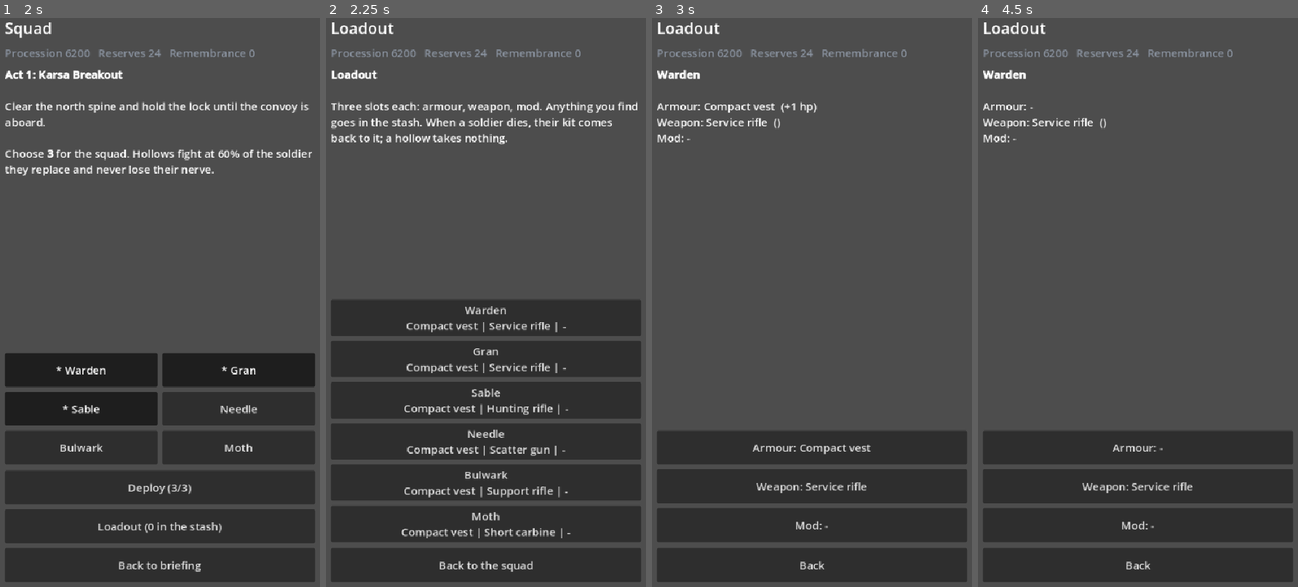
Above: before the commit, frames 1-4 (left to right).
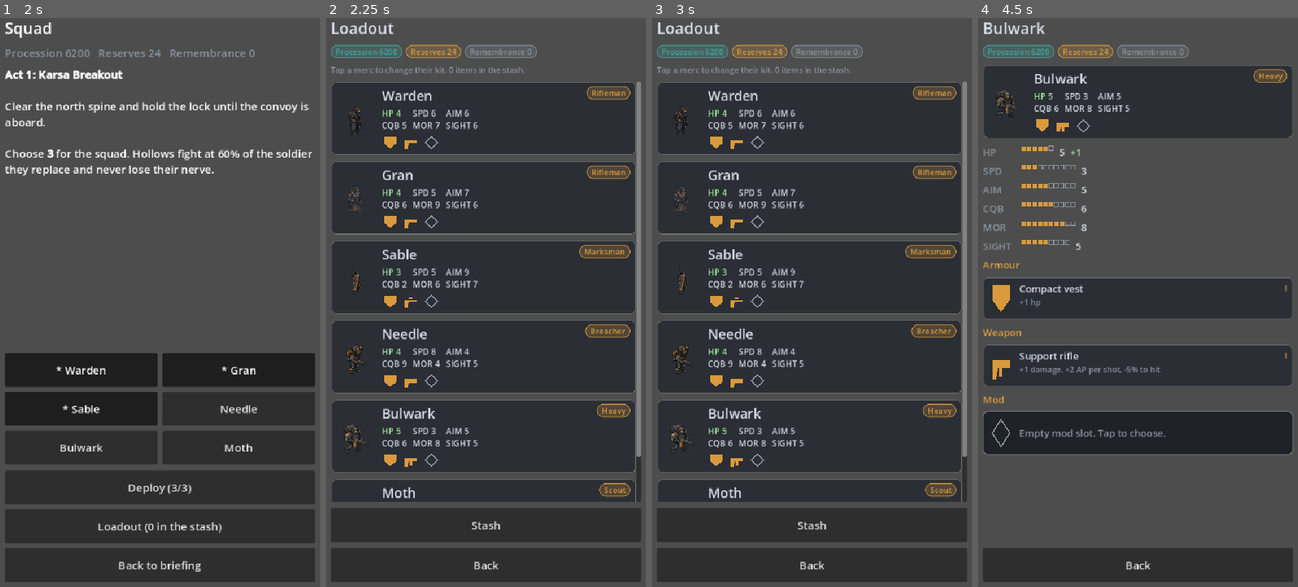
Above: after the commit, the same moments.

Repository: kavemankai/RetreatGame-Initiative
Game: Godot game, scene res://view/campaign.tscn
Same seed, same stepped clock (60 frames per second), same inputs: the game is played once before the commit and once after it.
Inputs (mouse positions are in pixels of both pictures, inside the frame that each line leads up to):
- Up to frame 1 (2 s): click "New campaign" at 0.5 s; click "Choose squad" at 1.25 s
- Up to frame 2 (2.25 s): click "Loadout (0 in the stash)" at 2 s
- Up to frame 3 (3 s): click (812, 319) at 2.75 s, where only the run before the commit has a clickable "Warden Compact vest | Service…"
- Up to frame 4 (4.5 s): click (1138, 444) at 3.5 s, where only the run before the commit has a clickable "Armour: Compact vest"; click (1138, 524) at 4.25 s, where only the run before the commit has a clickable "Take off Compact vest"

Frame 1 is identical in both runs. In frame 2, 48% of the frame differs, in the area x 1-99%, y 0-98%; in frame 3, 58%, in the area x 1-99%, y 0-90%; in frame 4, 45%.

Commit message:
feat: equipment screens (loadout hub, merc gear, class-locked item picker with changes, stash view)

Diff:
--- a/retreat-sim/tests/run_tests.gd
+++ b/retreat-sim/tests/run_tests.gd
@@ -34,6 +34,7 @@
 	preload("res://tests/test_classes.gd"),
 	preload("res://tests/test_weapon_rules.gd"),
 	preload("res://tests/test_presentation.gd"),
+	preload("res://tests/test_loadout_screen.gd"),
 	preload("res://tests/test_sound.gd"),
 	preload("res://tests/test_review_fixes.gd"),
 ]
--- /dev/null
+++ b/retreat-sim/tests/test_loadout_screen.gd
@@ -0,0 +1,170 @@
+extends TestBase
+## The loadout screens: roster hub, a merc's gear, the item picker with class-locked weapons and
+## before/after changes, and the stash view. Driven the way a thumb drives them: tap a card, tap an item,
+## press Equip.
+
+var story: Dictionary = StoryData.load_dir("res://data/story")["data"]
+
+
+func new_screen(c: Campaign) -> LoadoutScreen:
+	var screen := LoadoutScreen.new().setup(c)
+	TestBase.tree.root.add_child(screen)
+	return screen
+
+
+func nodes_of(root: Node, type_name: String) -> Array[Node]:
+	var out: Array[Node] = []
+	for child in root.get_children():
+		if child.get_script() != null and (child.get_script() as Script).get_global_name() == type_name:
+			out.append(child)
+		out.append_array(nodes_of(child, type_name))
+	return out
+
+
+func button(root: Node, text: String) -> Button:
+	for b in root.find_children("*", "Button", true, false):
+		if (b as Button).text == text:
+			return b as Button
+	return null
+
+
+func all_text(root: Node) -> String:
+	var parts: Array[String] = []
+	for l in root.find_children("*", "Label", true, false):
+		parts.append((l as Label).text)
+	return " ".join(parts)
+
+
+func card_for(screen: Node, item_name: String) -> ItemCard:
+	for n in nodes_of(screen, "ItemCard"):
+		for l in n.find_children("*", "Label", true, false):
+			if (l as Label).text == item_name:
+				return n as ItemCard
+	return null
+
+
+func test_the_hub_lists_the_roster_and_opens_a_merc() -> void:
+	var c := Campaign.new_game(story)
+	var screen := new_screen(c)
+	check(nodes_of(screen, "MercCard").size() == c.available_slots().size(), "a card per available merc")
+	check(button(screen, "Stash") != null and button(screen, "Back") != null, "Stash and Back buttons")
+	var cards := nodes_of(screen, "MercCard")
+	(cards[0] as MercCard).pressed.emit()
+	check(screen.find_child("slot_armour", true, false) != null and screen.find_child("slot_weapon", true, false) != null and screen.find_child("slot_mod", true, false) != null, "a merc screen shows all three slots")
+	check(all_text(screen).contains("Warden"), "for the merc that was tapped")
+	screen.queue_free()
+
+
+func test_the_merc_screen_shows_worn_items_and_stats() -> void:
+	var c := Campaign.new_game(story)
+	var screen := new_screen(c)
+	screen.open_merc(1)
+	var worn := nodes_of(screen, "ItemCard")
+	check(worn.size() == 2, "armour and weapon are worn, the mod slot is empty (%d item cards)" % worn.size())
+	check(card_for(screen, "Compact vest") != null and card_for(screen, "Service rifle") != null, "the vest and the service rifle")
+	check(nodes_of(screen, "StatRow").size() == 6, "six stat rows")
+	check(all_text(screen).contains("Empty"), "the empty slot says so")
+	screen.queue_free()
+
+
+func test_the_picker_offers_only_the_mercs_class_weapons_with_changes() -> void:
+	var c := Campaign.new_game(story)
+	c.stash.append_array(["assault_rifle", "carbine", "scatter_gun", "marksman_rifle", "scope"])
+	var screen := new_screen(c)
+	screen.open_picker(1, "weapon")  # Warden is a rifleman
+	var offered := nodes_of(screen, "ItemCard")
+	var names: Array[String] = []
+	for n in offered:
+		for l in n.find_children("*", "Label", true, false):
+			names.append((l as Label).text)
+	var joined := " ".join(names)
+	check(joined.contains("Assault rifle") and not joined.contains("Short carbine") and not joined.contains("Marksman") and not joined.contains("scatter") and not joined.contains("Scatter"), "only the rifle line is offered to a rifleman: %s" % joined)
+	check(joined.contains("range +1") and joined.contains("to hit +5"), "with what it would change")
+	check(all_text(screen).contains("rifle"), "and a note on which class fits")
+	screen.queue_free()
+
+
+func test_equip_needs_a_choice_then_swaps_and_reports_the_change() -> void:
+	var c := Campaign.new_game(story)
+	c.stash.append("assault_rifle")
+	var screen := new_screen(c)
+	var changes := [0]
+	screen.connect("changed", func() -> void: changes[0] += 1)
+	screen.open_picker(1, "weapon")
+	var equip := button(screen, "Equip")
+	check(equip != null and equip.disabled, "Equip is disabled until something is chosen")
+	card_for(screen, "Assault rifle").pressed.emit()
+	equip = button(screen, "Equip")
+	check(not equip.disabled, "choosing an item enables it")
+	equip.pressed.emit()
+	check(c.gear_of(1)["weapon"] == "assault_rifle" and c.stash.has("service_rifle") and not c.stash.has("assault_rifle"), "the rifle is swapped and the old one goes to the stash")
+	check(changes[0] == 1, "the host was told once so it can save")
+	check(screen.find_child("slot_weapon", true, false) != null and nodes_of(screen, "ItemCard").size() >= 2, "and it returns to the merc screen")
+	screen.queue_free()
+
+
+func test_take_off_returns_the_item_and_a_wrong_class_is_refused() -> void:
+	var c := Campaign.new_game(story)
+	c.stash.append("marksman_rifle")
+	var screen := new_screen(c)
+	screen.open_picker(1, "armour")
+	var changes := [0]
+	screen.connect("changed", func() -> void: changes[0] += 1)
+	button(screen, "Take off").pressed.emit()
+	check(c.gear_of(1)["armour"] == "" and c.stash.has("compact_vest") and changes[0] == 1, "take off puts the vest in the stash")
+	screen.open_picker(1, "weapon")
+	check(screen.try_equip(1, "marksman_rifle") != "" and c.gear_of(1)["weapon"] == "service_rifle", "forcing a sniper rifle onto a rifleman is refused")
+	check(all_text(screen).to_lower().contains("sniper") or all_text(screen).to_lower().contains("marksman"), "and the refusal is shown")
+	screen.queue_free()
+
+
+func test_a_hollow_cannot_be_given_kit_and_says_so() -> void:
+	var c := Campaign.new_game(story)
+	c.complete_mission("karsa_breakout", true, [3], [], [])
+	var screen := new_screen(c)
+	for card in nodes_of(screen, "MercCard"):
+		for l in card.find_children("*", "Label", true, false):
+			if (l as Label).text == "HX-03":
+				(card as MercCard).pressed.emit()
+	check(screen.find_child("slot_weapon", true, false) == null and all_text(screen).to_lower().contains("hollow"), "tapping a hollow explains instead of opening a gear screen")
+	screen.queue_free()
+
+
+func test_the_stash_view_groups_items_and_back_steps_out() -> void:
+	var c := Campaign.new_game(story)
+	c.stash.append_array(["scope", "scope", "padded_jacket"])
+	var screen := new_screen(c)
+	button(screen, "Stash").pressed.emit()
+	check(card_for(screen, "Salvaged scope") != null and all_text(screen).contains("x2"), "two scopes show as one card with x2")
+	check(all_text(screen).contains("Warden") and all_text(screen).contains("Compact vest"), "and who wears what is listed")
+	button(screen, "Back").pressed.emit()
+	check(nodes_of(screen, "MercCard").size() == c.available_slots().size(), "Back returns to the hub")
+	var backs := [0]
+	screen.connect("back", func() -> void: backs[0] += 1)
+	button(screen, "Back").pressed.emit()
+	check(backs[0] == 1, "Back from the hub asks the host to leave")
+	screen.queue_free()
+
+
+func test_an_empty_stash_says_so() -> void:
+	var c := Campaign.new_game(story)
+	var screen := new_screen(c)
+	screen.open_picker(1, "mod")
+	check(all_text(screen).to_lower().contains("nothing in the stash"), "no items: a clear message, no cards")
+	check(nodes_of(screen, "ItemCard").is_empty(), "and no item cards")
+	screen.queue_free()
+
+
+func test_tap_targets_are_large_on_every_view() -> void:
+	var c := Campaign.new_game(story)
+	c.stash.append("assault_rifle")
+	var screen := new_screen(c)
+	var views := [Callable(), func() -> void: screen.open_merc(1), func() -> void: screen.open_picker(1, "weapon")]
+	for v in views:
+		if v.is_valid():
+			v.call()
+		for b in screen.find_children("*", "Button", true, false):
+			check((b as Button).custom_minimum_size.y >= UiTheme.MIN_TAP, "'%s' is at least %d px tall" % [(b as Button).text, UiTheme.MIN_TAP])
+		for card in nodes_of(screen, "MercCard") + nodes_of(screen, "ItemCard"):
+			check((card as Control).custom_minimum_size.y >= UiTheme.MIN_TAP, "a card is at least %d px tall" % UiTheme.MIN_TAP)
+	screen.queue_free()
--- a/retreat-sim/view/campaign_view.gd
+++ b/retreat-sim/view/campaign_view.gd
@@ -402,61 +402,14 @@
 
 # --- loadout ---------------------------------------------------------------------------------
 
-func _gear_name(c: Campaign, id: String) -> String:
-	return c.item(id).get("name", "-") if id != "" else "-"
-
-
-## Everyone who can carry kit, with what they wear. Tap one to change it.
-func _loadout() -> void:
-	var c := Session.campaign
-	var grid: Array = []
-	for slot in c.available_slots():
-		if c.slot_status(slot) != "named":
-			continue
-		var g := c.gear_of(slot)
-		grid.append({"text": "%s\n%s | %s | %s" % [_slot_label(c, slot), _gear_name(c, g["armour"]), _gear_name(c, g["weapon"]), _gear_name(c, g["mod"])], "call": _loadout_merc.bind(slot)})
-	var body := "[b]Loadout[/b]\n\nThree slots each: armour, weapon, mod. Anything you find goes in the stash. When a soldier dies, their kit comes back to it; a hollow takes nothing."
-	_show("Loadout", body, grid, _resources(c), 1, [{"text": "Back to the squad", "call": _squad_choice}])
-
-
-func _loadout_merc(slot: int) -> void:
-	var c := Session.campaign
-	var g := c.gear_of(slot)
-	var lines: Array[String] = ["[b]%s[/b]" % _slot_label(c, slot), ""]
-	var buttons: Array = []
-	for kind in Campaign.GEAR_SLOTS:
-		var id: String = g[kind]
-		lines.append("%s: %s%s" % [kind.capitalize(), _gear_name(c, id), ("  (%s)" % c.item_summary(id)) if id != "" else ""])
-		buttons.append({"text": "%s: %s" % [kind.capitalize(), _gear_name(c, id)], "call": _loadout_kind.bind(slot, kind)})
-	_show("Loadout", "\n".join(lines), buttons, _resources(c), 1, [{"text": "Back", "call": _loadout}])
-
-
-func _loadout_kind(slot: int, kind: String) -> void:
-	var c := Session.campaign
-	var worn: String = c.gear_of(slot)[kind]
-	var buttons: Array = []
-	for id in c.stash_for(kind, slot):
-		buttons.append({"text": "%s   %s" % [_gear_name(c, id), c.item_summary(id)], "call": _loadout_equip.bind(slot, id)})
-	if worn != "":
-		buttons.append({"text": "Take off %s" % _gear_name(c, worn), "call": _loadout_unequip.bind(slot, kind)})
-	var body := "[b]%s: %s[/b]\n\n" % [kind.capitalize(), _slot_label(c, slot)]
-	body += "Worn: %s\n" % (("%s  (%s)\n[i]%s[/i]" % [_gear_name(c, worn), c.item_summary(worn), c.item(worn).get("note", "")]) if worn != "" else "nothing")
-	if buttons.is_empty():
-		body += "\nNothing in the stash for this slot."
-	_show("Loadout", body, buttons, _resources(c), 1, [{"text": "Back", "call": _loadout_merc.bind(slot)}])
-
-
-func _loadout_equip(slot: int, id: String) -> void:
-	Session.campaign.equip(slot, id)
-	_sound.play("sfx_equip")
-	_save()
-	_loadout_merc(slot)
-
-
-func _loadout_unequip(slot: int, kind: String) -> void:
-	Session.campaign.unequip(slot, kind)
-	_save()
-	_loadout_merc(slot)
+## The loadout screens (view/screens/loadout_screen.gd), shown in place of the text page. Gear changes
+## are saved at once and sound the equip click; Back returns to `return_to` (the squad page by default).
+func _loadout(return_to: Callable = Callable()) -> void:
+	var screen := LoadoutScreen.new().setup(Session.campaign)
+	screen.changed.connect(func() -> void:
+		_sound.play("sfx_equip")
+		_save())
+	_host(screen, return_to if return_to.is_valid() else Callable(self, "_squad_choice"))
 
 
 func _toggle_slot(slot: int) -> void:
@@ -712,8 +665,9 @@
 			_host(KitGallery.new().setup(Session.campaign, false), _menu)
 		"loadout":
 			_start_new()
-			Session.campaign.stash.append_array(["carbine", "scope", "mourning_cloak"])
-			_loadout_merc(1)
+			Session.campaign.stash.append_array(["assault_rifle", "scope", "mourning_cloak", "padded_jacket"])
+			_loadout()
+			(_hosted as LoadoutScreen).open_merc(1)
 		"debrief":
 			_start_new()
 			_fake_outcome("karsa_breakout", {"success": true, "dead_slots": [5], "writ_dead": [], "squad_wiped": false})
--- /dev/null
+++ b/retreat-sim/view/screens/loadout_screen.gd
@@ -0,0 +1,219 @@
+class_name LoadoutScreen
+extends VBoxContainer
+## Changing a squad's kit, built from the UI kit. Four views: the roster (tap a merc), a merc's gear (stats
+## with gear folded in and their three slots), the item picker (what is in the stash for that slot, a
+## weapon only if it is of the merc's class, each with what it would change) and the stash itself.
+## It changes only the Campaign (equip, unequip) and tells its host through `changed` so it can save and
+## play a sound; `back` asks the host to leave.
+
+signal back
+signal done
+signal changed
+
+var _c: Campaign
+var _slot := -1
+var _kind := ""
+var _selected := ""
+var _message := ""
+
+
+func _init() -> void:
+	size_flags_vertical = Control.SIZE_EXPAND_FILL
+	add_theme_constant_override("separation", 10)
+
+
+func setup(c: Campaign) -> LoadoutScreen:
+	_c = c
+	_show_hub()
+	return self
+
+
+## Jump straight to one merc's gear (used by the demo and by shortcuts from other screens).
+func open_merc(slot: int) -> void:
+	_slot = slot
+	_message = ""
+	_show_merc()
+
+
+func open_picker(slot: int, kind: String) -> void:
+	_slot = slot
+	_kind = kind
+	_selected = ""
+	_message = ""
+	_show_picker()
+
+
+## Puts a stash item on a merc. Returns "" or why not (and shows the reason). Tells the host on success.
+func try_equip(slot: int, item_id: String) -> String:
+	var why := _c.equip(slot, item_id)
+	if why != "":
+		_message = why
+		_show_picker()
+		return why
+	_selected = ""
+	_message = ""
+	changed.emit()
+	_slot = slot
+	_show_merc()
+	return ""
+
+
+# --- views --------------------------------------------------------------------------------------
+
+func _reset(title: String) -> void:
+	for child in get_children():
+		remove_child(child)
+		child.queue_free()
+	add_child(UiTheme.label(title, 26))
+	add_child(ResourceBar.new().setup(UiModel.resources_info(_c)))
+
+
+func _button(text: String, action: Callable, disabled := false) -> Button:
+	var b := Button.new()
+	b.text = text
+	b.disabled = disabled
+	b.focus_mode = Control.FOCUS_NONE
+	b.custom_minimum_size = Vector2(0, UiTheme.MIN_TAP)
+	b.pressed.connect(action)
+	return b
+
+
+func _note(text: String, color: Color = UiTheme.COL_MUTED) -> Label:
+	var l := UiTheme.label(text, UiTheme.FONT_SMALL, color)
+	l.autowrap_mode = TextServer.AUTOWRAP_WORD_SMART
+	return l
+
+
+func _show_hub() -> void:
+	_reset("Loadout")
+	add_child(_note("Tap a merc to change their kit. %d item%s in the stash." % [_c.stash.size(), "" if _c.stash.size() == 1 else "s"]))
+	var list := ScrollList.new()
+	add_child(list)
+	for slot in _c.available_slots():
+		var card := MercCard.new().setup(UiModel.merc_info(_c, slot))
+		card.pressed.connect(_on_merc_tapped.bind(slot))
+		list.add_card(card)
+	if _message != "":
+		add_child(_note(_message, UiTheme.COL_BAD))
+	add_child(_button("Stash", _show_stash))
+	add_child(_button("Back", func() -> void: back.emit()))
+
+
+func _on_merc_tapped(slot: int) -> void:
+	if _c.slot_status(slot) != "named":
+		_message = "%s is a hollow. Hollows carry no kit; they fight bare." % UiModel.merc_name(_c, slot)
+		_show_hub()
+		return
+	open_merc(slot)
+
+
+func _show_merc() -> void:
+	_message = ""
+	_reset(UiModel.merc_name(_c, _slot))
+	var info := UiModel.merc_info(_c, _slot)
+	add_child(MercCard.new().setup(info))
+	var list := ScrollList.new()
+	add_child(list)
+	for key in UiModel.STAT_ORDER:
+		var d := int(info["stats"][key]) - int(info["base"][key])
+		list.add_card(StatRow.new().setup(UiModel.STAT_LABEL[key], int(info["stats"][key]), int(UiModel.STAT_CAP[key]), d, d > 0))
+	for kind in Campaign.GEAR_SLOTS:
+		list.add_card(UiTheme.label(String(kind).capitalize(), UiTheme.FONT_BODY, UiTheme.COL_AMBER))
+		list.add_card(_slot_card(kind))
+	add_child(_button("Back", _show_hub))
+
+
+func _slot_card(kind: String) -> Control:
+	var id := String(_c.gear_of(_slot)[kind])
+	var card: TapPanel
+	if id != "":
+		card = ItemCard.new().setup(UiModel.item_info(_c, id, 1))
+	else:
+		card = _empty_card(kind)
+	card.name = "slot_" + kind
+	card.pressed.connect(open_picker.bind(_slot, kind))
+	return card
+
+
+func _empty_card(kind: String) -> TapPanel:
+	var card := TapPanel.new()
+	card.custom_minimum_size = Vector2(0, 72)
+	card.add_theme_stylebox_override("panel", UiTheme.panel(UiTheme.COL_DEEP, UiTheme.COL_MUTED, 1))
+	var row := HBoxContainer.new()
+	row.add_theme_constant_override("separation", 10)
+	card.add_child(row)
+	row.add_child(SlotGlyph.new(40).setup(kind, false, "", _c.class_of(_slot) if kind == "weapon" else ""))
+	row.add_child(UiTheme.label("Empty %s slot. Tap to choose." % kind, UiTheme.FONT_BODY, UiTheme.COL_MUTED))
+	UiTheme.ignore_mouse_inside(card)
+	return card
+
+
+func _show_picker() -> void:
+	_reset("%s: %s" % [_kind.capitalize(), UiModel.merc_name(_c, _slot)])
+	if _kind == "weapon":
+		add_child(_note("%s carries %s weapons only." % [UiModel.merc_name(_c, _slot), _c.class_name_of(_c.class_of(_slot)).to_lower()]))
+	var worn := String(_c.gear_of(_slot)[_kind])
+	if worn != "":
+		add_child(UiTheme.label("Worn", UiTheme.FONT_BODY, UiTheme.COL_AMBER))
+		add_child(ItemCard.new().setup(UiModel.item_info(_c, worn, 1)))
+	var list := ScrollList.new()
+	add_child(list)
+	var counts := {}
+	for id in _c.stash_for(_kind, _slot):
+		counts[id] = int(counts.get(id, 0)) + 1
+	var ids: Array = counts.keys()
+	ids.sort()
+	if ids.is_empty():
+		list.add_card(_note("Nothing in the stash for this slot."))
+	for id in ids:
+		var card := ItemCard.new().setup(UiModel.item_info(_c, String(id), int(counts[id]), _slot, _kind, String(id) == _selected))
+		card.pressed.connect(_select.bind(String(id)))
+		list.add_card(card)
+	if _message != "":
+		add_child(_note(_message, UiTheme.COL_BAD))
+	add_child(_button("Equip", func() -> void: try_equip(_slot, _selected), _selected == ""))
+	if worn != "":
+		add_child(_button("Take off", _take_off))
+	add_child(_button("Back", _show_merc))
+
+
+func _select(id: String) -> void:
+	_selected = id
+	_message = ""
+	_show_picker()
+
+
+func _take_off() -> void:
+	var why := _c.unequip(_slot, _kind)
+	if why != "":
+		_message = why
+		_show_picker()
+		return
+	changed.emit()
+	_show_merc()
+
+
+func _show_stash() -> void:
+	_reset("Stash")
+	var list := ScrollList.new()
+	add_child(list)
+	var counts := {}
+	for id in _c.stash:
+		counts[id] = int(counts.get(id, 0)) + 1
+	var ids: Array = counts.keys()
+	ids.sort()
+	if ids.is_empty():
+		list.add_card(_note("The stash is empty. Missions pay out kit; a fallen merc's gear comes back here."))
+	for id in ids:
+		list.add_card(ItemCard.new().setup(UiModel.item_info(_c, String(id), int(counts[id]))))
+	list.add_card(UiTheme.label("Worn", UiTheme.FONT_BODY, UiTheme.COL_AMBER))
+	for slot in _c.available_slots():
+		if _c.slot_status(slot) != "named":
+			continue
+		var g := _c.gear_of(slot)
+		var names: Array[String] = []
+		for kind in Campaign.GEAR_SLOTS:
+			var id := String(g[kind])
+			names.append(String(_c.item(id).get("name", "-")) if id != "" else "-")
+		list.add_card(_note("%s: %s" % [UiModel.merc_name(_c, slot), " | ".join(names)], UiTheme.COL_TEXT))
+	add_child(_button("Back", _show_hub))
Not shown, added: retreat-sim/tests/test_loadout_screen.gd.uid
Not shown, added: retreat-sim/view/screens/loadout_screen.gd.uid
Not shown, changed: docs/handover.md
